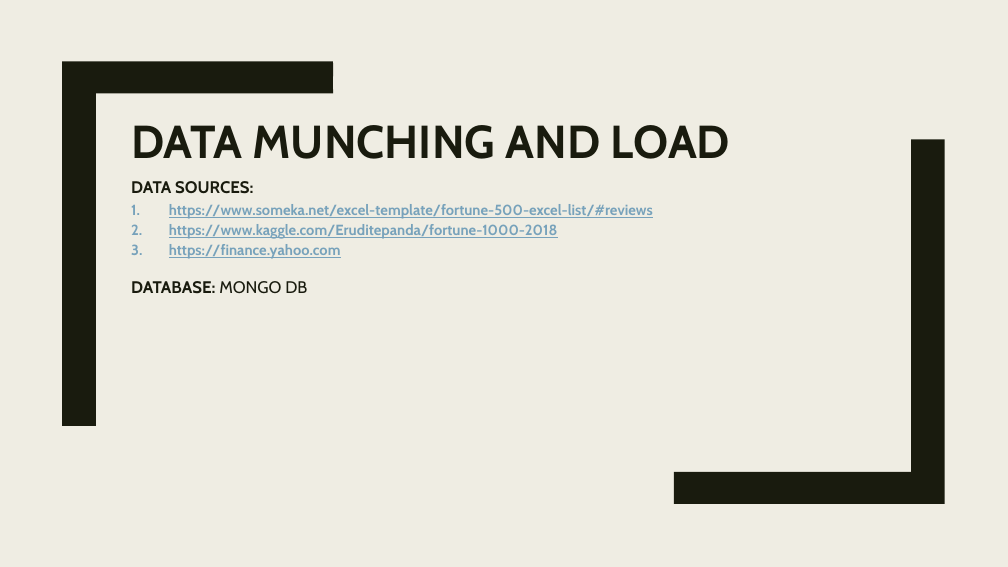
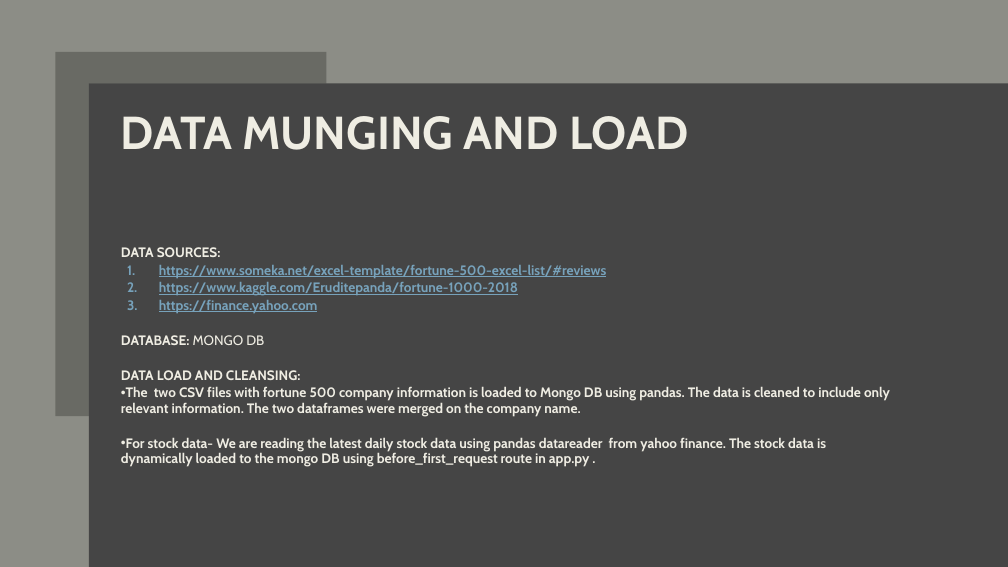
Before and after one commit to lekshmicnair/Fortune500_Financial_Analysis, a slide deck: slide 4 of Fortune500_group6.pptx. Drawn at 1008x567 pixels with LibreOffice and Linux fonts; fonts in the diff are those of the drawing. Boxes give left, top, right and bottom in pixels: in the first picture for what was removed or moved away, otherwise in the second. Text is boxed around its words. In the diff, an @@ line names an element or a change of style, - is before the commit and + after.

Commit message:
Added PPT

```diff
--- a/Fortune500_group6.pptx
+++ b/Fortune500_group6.pptx
@@ background #EFEDE3 to #454545 @@
@@ rectangle added at (0,0,1008,567), fill #8C8D86 @@
@@ rectangle added at (39,0,58,567), fill #EFEDE3 @@
@@ freeform shape added at (55,52,326,417), fill #696A64 @@
@@ freeform shape removed at (62,61,333,426) @@
@@ rectangle added at (89,83,1008,567), fill #454545 @@
@@ title at (121,116,688,150): text changed; text colour #191B0E to #EFEDE3 @@
-DATA MUNCHING AND LOAD
+DATA MUNGING AND LOAD
@@ freeform shape removed at (675,139,945,504) @@
@@ subtitle "DATA SOURCES:": place and size @@
-subtitle "DATA SOURCES:" at (131,181,653,294)
+subtitle "DATA SOURCES:" at (121,247,890,467)
@@ subtitle at (121,247,607,345): size 16 to 13 pt, text colour #191B0E to #EFEDE3 in "DATA SOURCES:", "DATABASE: MONGO DB"; size 14 to 13 pt in "https://www.someka.net/excel-template/fortune-500-excel-list ...", "https://www.kaggle.com/Eruditepanda/fortune-1000-2018", "https://finance.yahoo.com"; indent changed; line spacing 1.12 to 0.94; more space between paragraphs @@
@@ subtitle at (121,370,890,467): paragraphs added @@
+DATA LOAD AND CLEANSING:
+• The two CSV files with fortune 500 company information is loaded to Mongo DB using pandas. The data is cleaned to include only relevant information. The two dataframes were merged on the company name.
+• For stock data- We are reading the latest daily stock data using pandas datareader from yahoo finance. The stock data is dynamically loaded to the mongo DB using before_first_request route in app.py .
```
Also in this commit, not shown: 2 other slides changed, 2 slides added, 2 slides removed, 2 other files.
